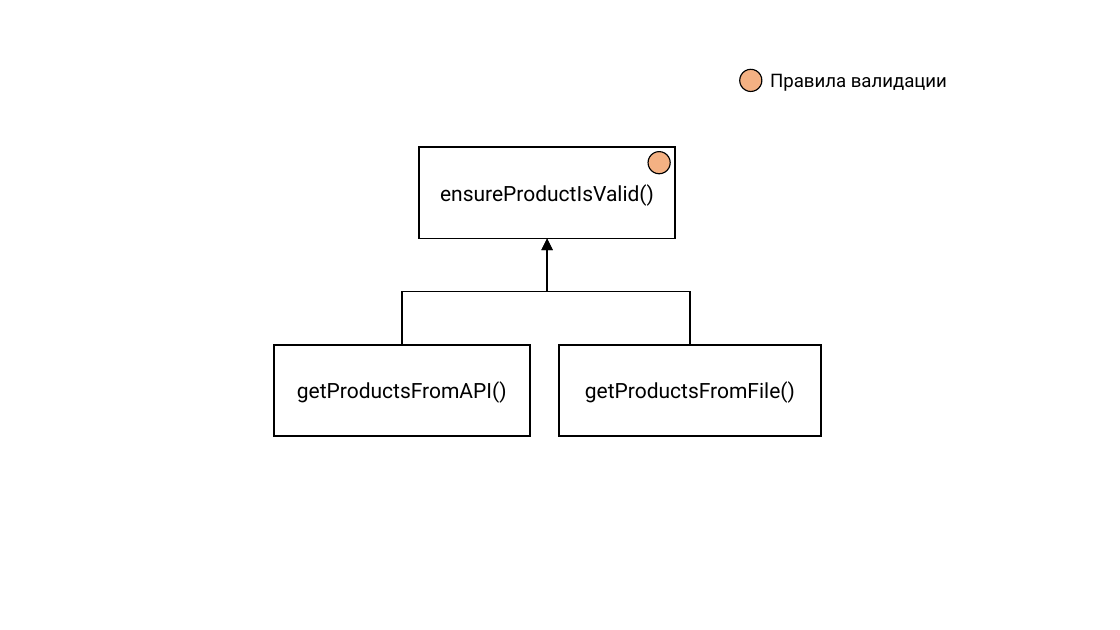
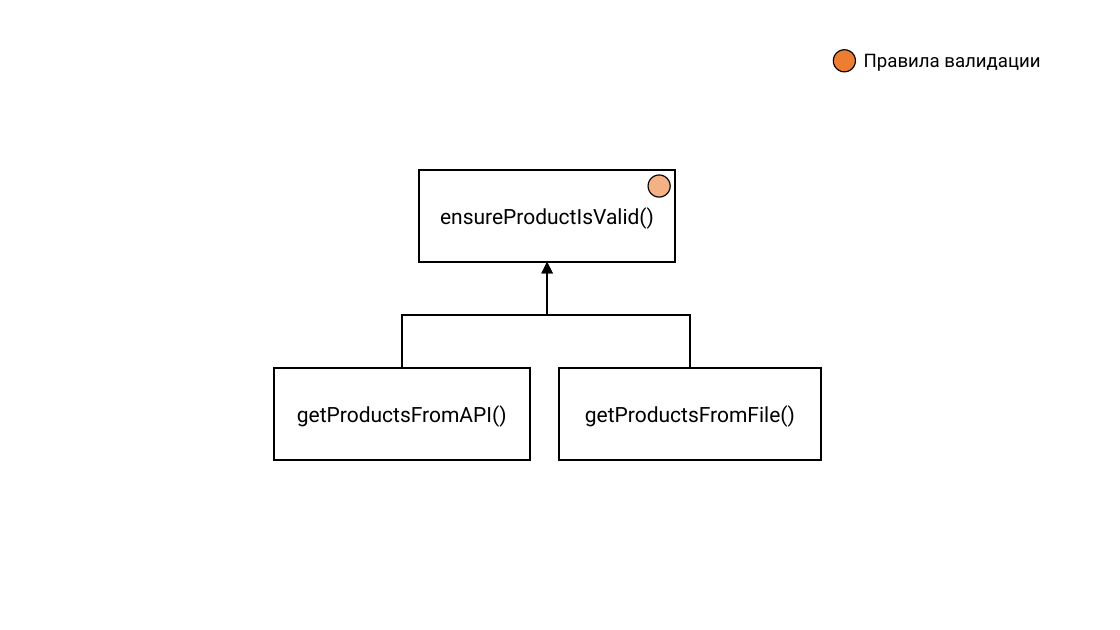
Before and after one commit to rkhaimov/brain-gym, a slide deck: slide 50 of clean/Презентация.pptx (slide 35 before the commit). Drawn at 1120x630 pixels with LibreOffice and Linux fonts; fonts in the diff are those of the drawing. Boxes give left, top, right and bottom in pixels: in the first picture for what was removed or moved away, otherwise in the second. Text is boxed around its words. In the diff, an @@ line names an element or a change of style, - is before the commit and + after.

```diff
--- a/clean/Презентация.pptx
+++ b/clean/Презентация.pptx
@@ ellipse: place and size @@
-ellipse at box(740, 70, 762, 92)
+ellipse at box(833, 50, 855, 71)
@@ ellipse at box(833, 50, 855, 71): fill #F4B183 to #ED7D31 @@
@@ text "Правила валидации": place and size @@
-text "Правила валидации" at box(770, 73, 947, 91)
+text "Правила валидации" at box(864, 53, 1040, 71)
@@ 3 rectangles, 2 elbow arrows, 1 ellipse: place and size @@
-3 rectangles, 2 elbow arrows, 1 ellipse at box(274, 147, 821, 436)
+3 rectangles, 2 elbow arrows, 1 ellipse at box(274, 171, 821, 460)
```
Also in this commit, not shown: 7 other slides changed, 49 slides added, 10 slides removed.
